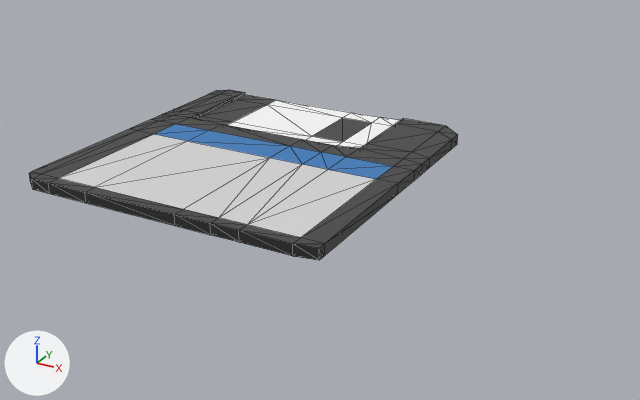
The glTF model EverythingLibraryBrowser/models/human/human-electronics-floppy-disk/human-electronics-floppy-disk_v1.glb as it was, and as the next commit left it.
Both versions are drawn from a 50 mm camera at (0.1255, -0.1931, 0.0895) aimed at (0.0214, -0.0037, -0.0052). The lights are fixed; the arrows at lower left show +X, +Y and +Z. The first picture is the older version. Mesh edges are drawn as thin lines. Vertices at exactly the same position are counted once.

In view in the first picture: 'Floppy Disk'.
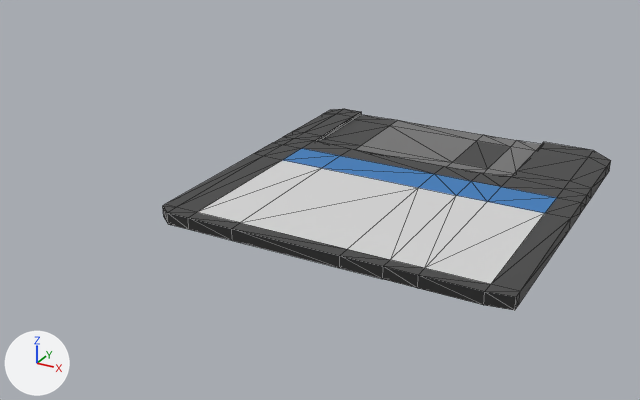
Location of each change, [x1, y1, x2, y2] in pixels of the pictures (640 x 400 px):
'Floppy Disk.001', added
    after: [163, 109, 611, 310]
'Floppy Disk', reshaped, moved
    before: [29, 90, 458, 260]
    after: [356, 121, 542, 177]

The change, as a list of edits to the scene's bpy script:
```text
Change me_mesh_004:
    used by ob_floppy_disk; location = (0.0, 0.0, 0.0)
    remove me_mesh_004.from_pydata(...)  # 249 vertices, 416 faces; spans x -0.0433..0.0433, y -0.045..0.045, z 0.0..0.0037
    remove me_mesh_004.materials.append(mat_mat_standard_009)
    add me_mesh_004.from_pydata(...)  # 87 vertices, 126 faces; spans x -0.0216..0.0235, y -0.0157..0.045, z 0.0..0.0029
    me_mesh_004 part 1
    162 vertices are removed from x -0.0433..0.0433, y -0.045..0.045, z 0.0007..0.0037
    326 faces are deleted
    36 new faces join them
Add me_mesh_001:
    me_mesh_001.from_pydata(...)  # 162 vertices, 290 faces; spans x -0.0433..0.0433, y -0.045..0.045, z 0.0007..0.0037
    me_mesh_001.materials.append(mat_mat_standard_009)
Change ob_floppy_disk:
    ob_floppy_disk.location: (0.0, 0.0, 0.0) -> (0.0433, 0.0, 0.0)
Add ob_floppy_disk_001:
    ob_floppy_disk_001 = bpy.data.objects.new('Floppy Disk.001', me_mesh_001)
    ob_floppy_disk_001.location = (0.0433, 0.0, 0.0)
```
